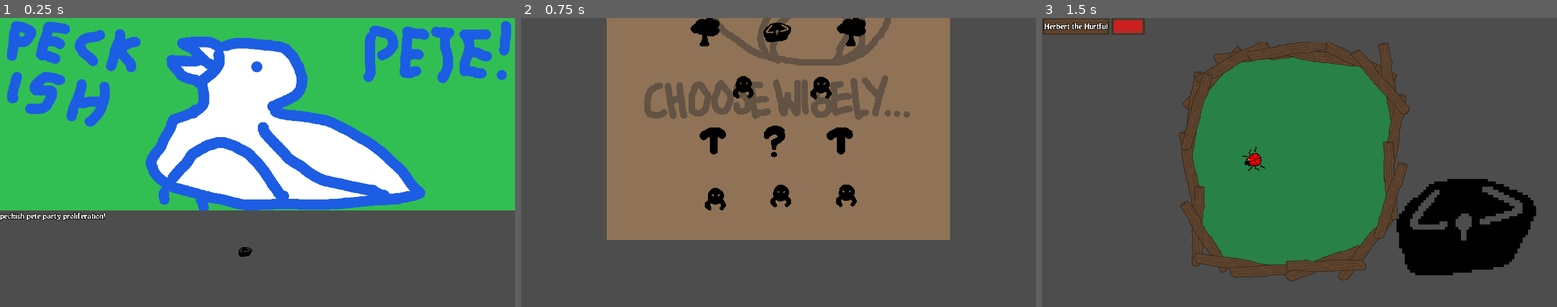
Above: before the commit, frames 1-3 (left to right).
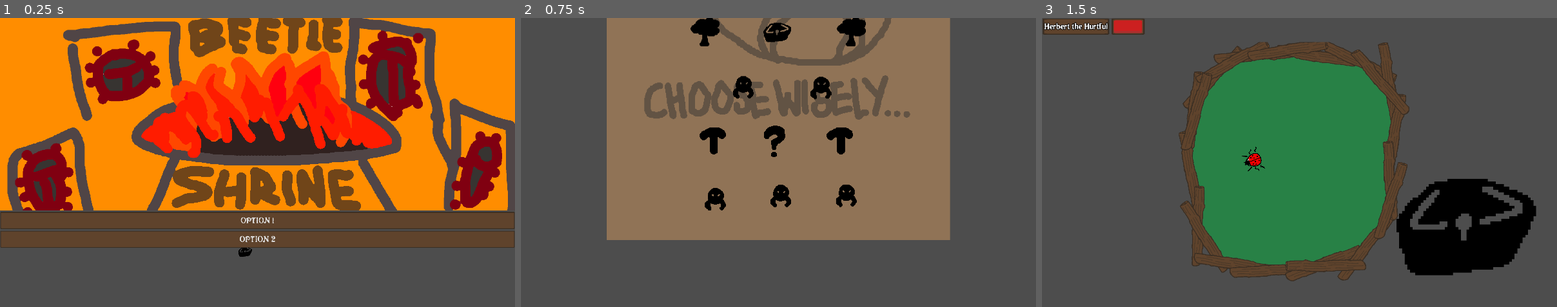
Above: after the commit, the same moments.

Repository: YewChian/BeetleArena
Game: Godot game, scene res://Events/random_event.tscn
The game is run twice, just before and just after one commit, with the same random seed, the same clock (stepped at 60 frames per second) and the same inputs. This scene is started directly instead of the project's main scene.
Inputs (mouse positions are in pixels of both pictures, inside the frame that each line leads up to):
- Up to frame 1 (0.25 s): no input
- Up to frame 2 (0.75 s): click (768, 252) at 0.5 s
- Up to frame 3 (1.5 s): click (1237, 200) at 1.25 s

The runs differ from the first frame. In frame 1, 78% of the frame differs, in the area x 0-100%, y 0-80%; in frame 2, nothing differs; in frame 3, nothing differs.
Error after the commit: Invalid assignment of property or key 'string' with value of type 'String' on a base object of type 'Button'. (res://Events/random_event.gd:17)

Commit message:
unproblematic

Diff:
--- a/Buttons/forge.gd
+++ b/Buttons/forge.gd
@@ -4,7 +4,6 @@
 
 # Called when the node enters the scene tree for the first time.
 func _ready():
-	print(name)
 	if disabledbuttons.disabled_dictionary[button_name]== 0 :
 		texture_normal= load("res://Assets/UI/ForgeButtonCompleted.png")
 
@@ -14,6 +13,3 @@
 		get_tree().change_scene_to_file("res://Events/forge_event.tscn")
 		disabledbuttons.disabled_dictionary[button_name] = 0
 		GroupsNTiers.current_tier += 1
-
-	else:
-		print(GroupsNTiers.current_tier)
--- a/Buttons/free_beetle.gd
+++ b/Buttons/free_beetle.gd
@@ -3,7 +3,6 @@
 @onready var button_name = name
 
 func _ready():
-	print("it's me! ", name)
 	if disabledbuttons.disabled_dictionary[button_name]== 0 :
 		texture_normal= load("res://Assets/UI/ForestButtonCompleted.png")
 
--- /dev/null
+++ b/Events/random_event.gd
@@ -0,0 +1,21 @@
+extends Node2D
+@onready var event
+
+
+
+func event_1():
+	print("event1")
+func event_2():
+	print("event2")
+func event_3():
+	print("event3")
+# Called when the node enters the scene tree for the first time.
+func _ready() -> void:
+	event = randi_range(1,3)
+	print(str(event))
+	$CanvasLayer/VBoxContainer/TextureRect.texture=load("res://Assets/Backgrounds/random_event_"+str(event)+".png")
+	$CanvasLayer/VBoxContainer/Option_1.string= ""
+
+# Called every frame. 'delta' is the elapsed time since the previous frame.
+func _process(delta: float) -> void:
+	pass
--- a/Events/random_event.tscn
+++ b/Events/random_event.tscn
@@ -1,10 +1,12 @@
-[gd_scene load_steps=4 format=3 uid="uid://uwqkecbni6pc"]
+[gd_scene load_steps=5 format=3 uid="uid://uwqkecbni6pc"]
 
-[ext_resource type="Texture2D" uid="uid://b5liasy5k6ufx" path="res://Assets/Backgrounds/PECKISHPETE.png" id="1_6h3o2"]
 [ext_resource type="PackedScene" uid="uid://b7p4xbu3c7hra" path="res://Events/returntomain.tscn" id="1_fk0yx"]
+[ext_resource type="Script" path="res://Events/random_event.gd" id="1_jtxlu"]
 [ext_resource type="Theme" uid="uid://b66cxik023bhq" path="res://WoodenTheme.tres" id="2_mp02v"]
+[ext_resource type="Texture2D" uid="uid://byiybaj2tcpg2" path="res://Assets/Backgrounds/FREEITEM.png" id="4_i328i"]
 
 [node name="RandomEvent" type="Node2D"]
+script = ExtResource("1_jtxlu")
 
 [node name="Camera2D" type="Camera2D" parent="."]
 anchor_mode = 0
@@ -24,10 +26,14 @@
 
 [node name="TextureRect" type="TextureRect" parent="CanvasLayer/VBoxContainer"]
 layout_mode = 2
-texture = ExtResource("1_6h3o2")
+texture = ExtResource("4_i328i")
 stretch_mode = 4
 
-[node name="Label" type="Label" parent="CanvasLayer/VBoxContainer"]
+[node name="Option_1" type="Button" parent="CanvasLayer/VBoxContainer"]
 layout_mode = 2
 size_flags_vertical = 3
-text = "peckish pete party proliferation! "
+text = "OPTION 1"
+
+[node name="Option_2" type="Button" parent="CanvasLayer/VBoxContainer"]
+layout_mode = 2
+text = "OPTION 2"
Renamed: Assets/Backgrounds/BEETLESHRINE.png -> Assets/Backgrounds/random_event_1.png
Not shown, changed: Assets/Backgrounds/random_event_1.png.import
Renamed: Assets/Backgrounds/PECKISHPETE.png -> Assets/Backgrounds/random_event_2.png
Not shown, changed: Assets/Backgrounds/random_event_2.png.import
Renamed: Assets/Backgrounds/BEETLETRADE.png -> Assets/Backgrounds/random_event_3.png
Not shown, changed: Assets/Backgrounds/random_event_3.png.import
